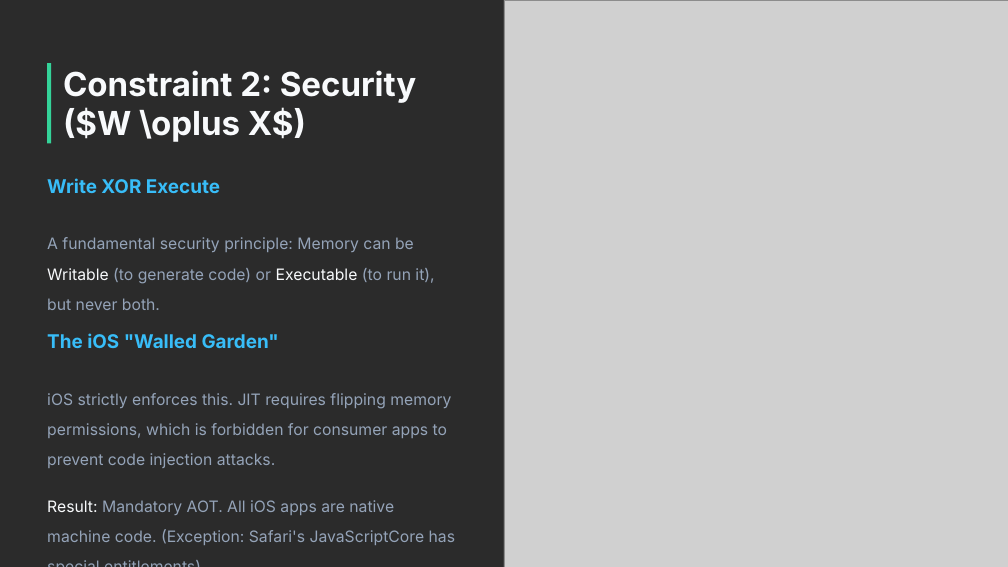
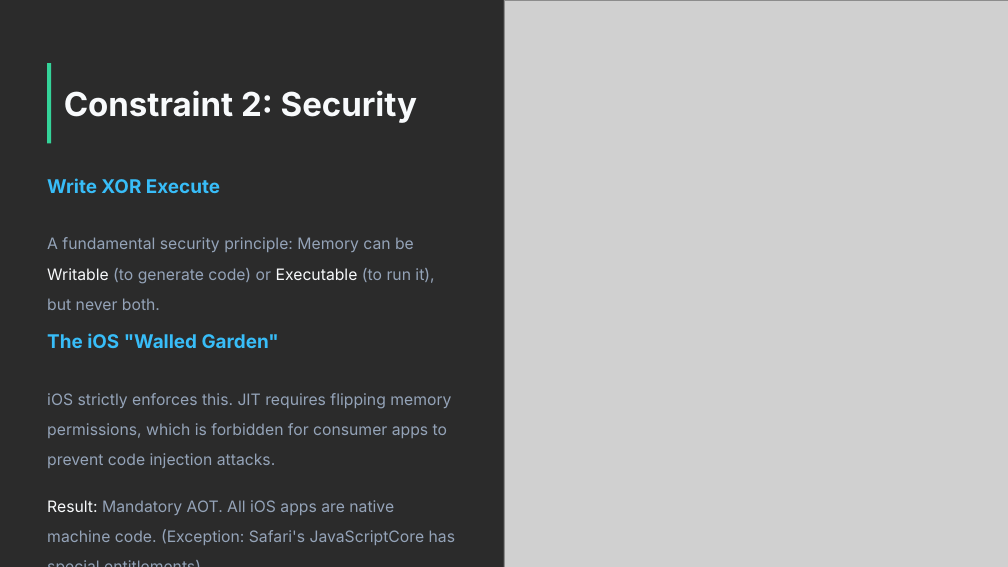
Before and after one commit to rusudinu/mobile-and-embedded-computing, a slide deck: slide 22 of w11/c11/Mobile-and-Embedded-Lecture11.pptx. Drawn at 1008x567 pixels with LibreOffice and Linux fonts; fonts in the diff are those of the drawing; grey boxes stand for pictures; background and template pictures are left out; a plain dark background stands for a picture behind light text. Boxes give left, top, right and bottom in pixels: in the first picture for what was removed or moved away, otherwise in the second. Text is boxed around its words. In the diff, an @@ line names an element or a change of style, - is before the commit and + after.

Commit message:
fix c11 typo

```diff
--- a/w11/c11/Mobile-and-Embedded-Lecture11.pptx
+++ b/w11/c11/Mobile-and-Embedded-Lecture11.pptx
@@ text at bbox=[64, 90, 417, 123]: text changed @@
-Constraint 2: Security ($W \oplus X$)
+Constraint 2: Security
```
